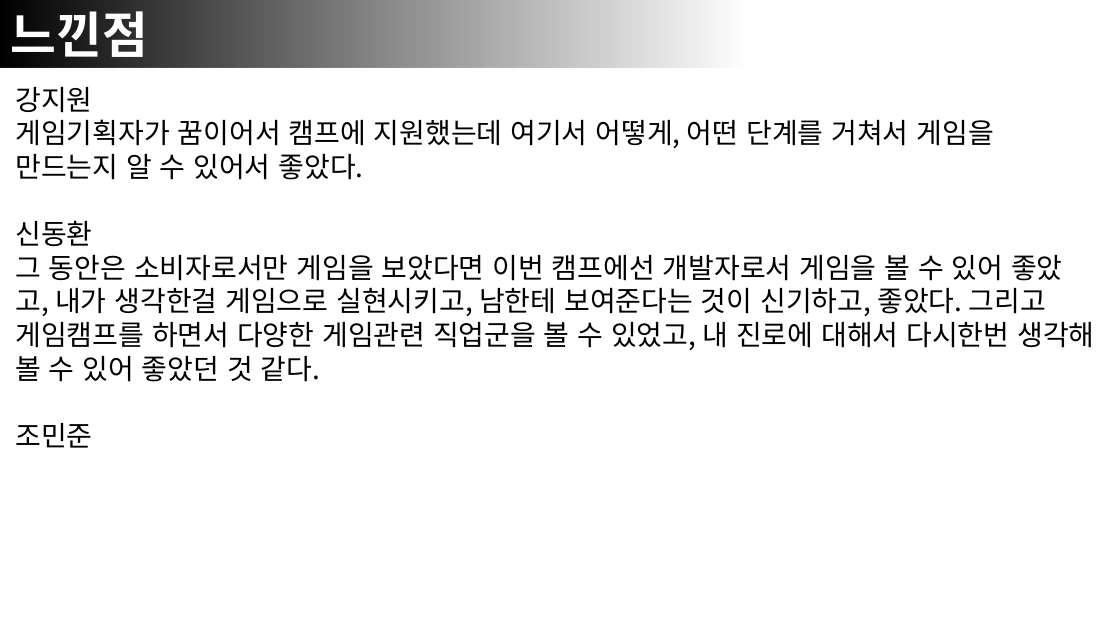
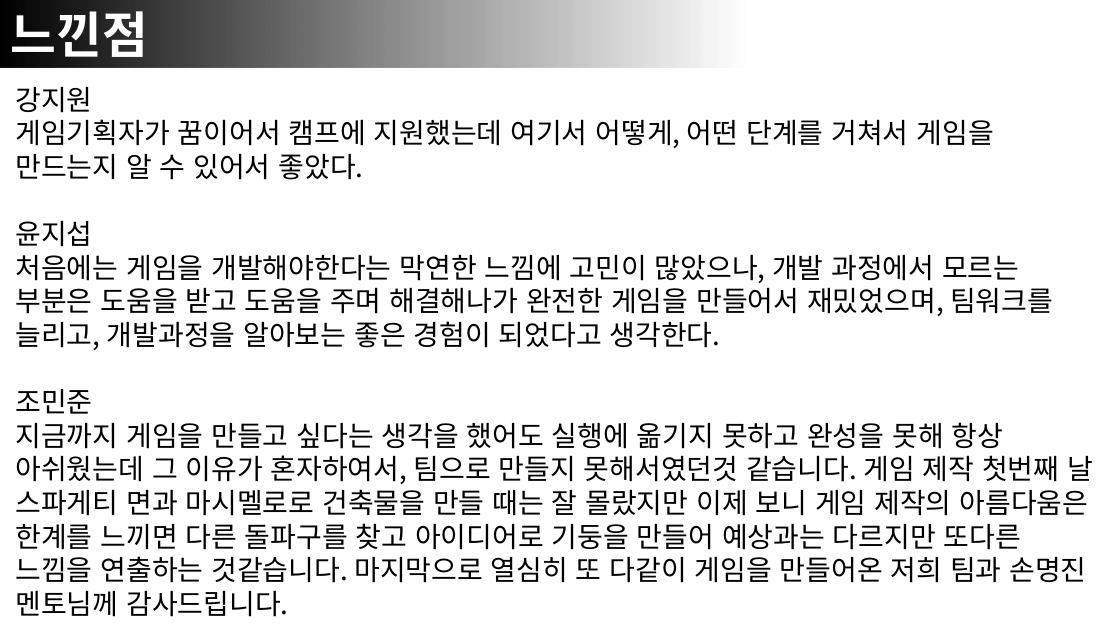
Before and after one commit to MyeonzinSon/RhythmFamily, a slide deck: slide 12 of 3조 발표자료.pptx. Drawn at 1120x630 pixels with LibreOffice and Linux fonts; fonts in the diff are those of the drawing. Boxes give left, top, right and bottom in pixels: in the first picture for what was removed or moved away, otherwise in the second. Text is boxed around its words. In the diff, an @@ line names an element or a change of style, - is before the commit and + after.

```diff
--- a/3조 발표자료.pptx
+++ b/3조 발표자료.pptx
@@ text at (x1=15, y1=221, x2=1053, y2=350): text changed @@
-신동환
-그 동안은 소비자로서만 게임을 보았다면 이번 캠프에선 개발자로서 게임을 볼 수 있어 좋았고, 내가 생각한걸 게임으로 실현시키고, 남한테 보여준다는 것이 신기하고, 좋았다. 그리고 게임캠프를 하면서 다양한 게임관련 직업군을 볼 수 있었고, 내 진로에 대해서 다시한번 생각해 볼 수 있어 좋았던 것 같다.
+윤지섭
+처음에는 게임을 개발해야한다는 막연한 느낌에 고민이 많았으나, 개발 과정에서 모르는 부분은 도움을 받고 도움을 주며 해결해나가 완전한 게임을 만들어서 재밌었으며, 팀워크를 늘리고, 개발과정을 알아보는 좋은 경험이 되었다고 생각한다.
@@ text at (x1=15, y1=422, x2=1093, y2=617): paragraph added @@
+지금까지 게임을 만들고 싶다는 생각을 했어도 실행에 옮기지 못하고 완성을 못해 항상 아쉬웠는데 그 이유가 혼자하여서, 팀으로 만들지 못해서였던것 같습니다. 게임 제작 첫번째 날 스파게티 면과 마시멜로로 건축물을 만들 때는 잘 몰랐지만 이제 보니 게임 제작의 아름다움은 한계를 느끼면 다른 돌파구를 찾고 아이디어로 기둥을 만들어 예상과는 다르지만 또다른 느낌을 연출하는 것같습니다. 마지막으로 열심히 또 다같이 게임을 만들어온 저희 팀과 손명진 멘토님께 감사드립니다.
```
Also in this commit, not shown: 1 other slide changed, 32 other files.
